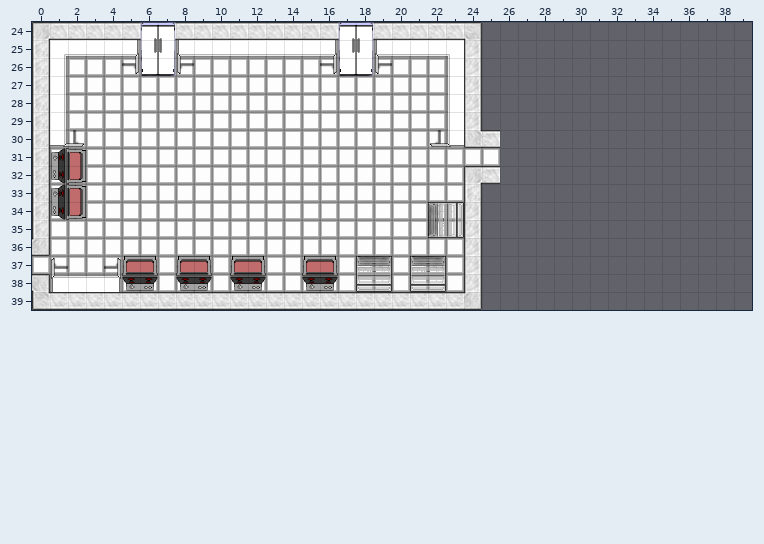
Tiled map (JSON): assets/tilemaps/level3.json. The picture above was drawn from the file before the commit.
Cells are 32x32 px. Shown: x 0..39, y 24..39. Tiles whose own drawing changed are shown in their newer look in all pictures.
New version:
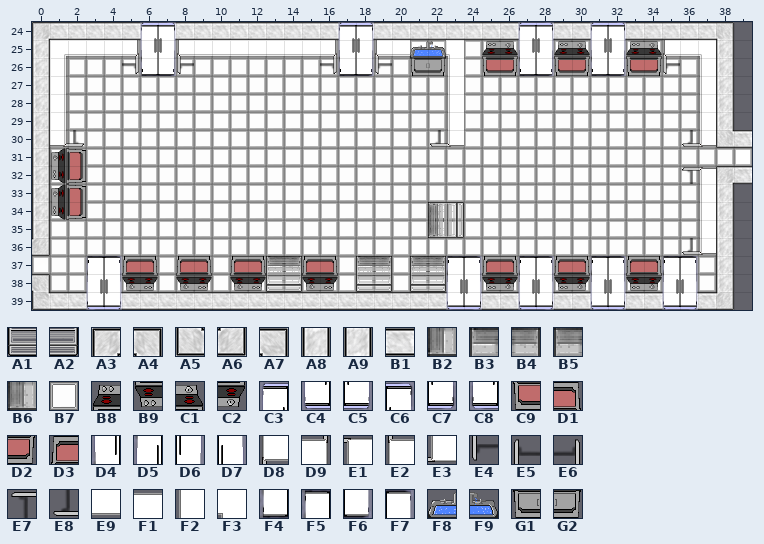
Key: from "newTileset": A1 3 flipped up-down, A2 4 flipped up-down, A3 21, A4 21 flipped left-right, A5 21 flipped up-down, A6 21 turned 180, A7 21 turned 90, A8 22, A9 22 turned 180, B1 22 turned 90, B2 23 flipped on the other diagonal, B3 23 flipped up-down, B4 24 flipped up-down, B5 24 turned 180, B6 24 turned 90, B7 41, B8 60, B9 60 flipped up-down, C1 61, C2 61 flipped up-down, C3 62, C4 62 flipped up-down, C5 62 turned 180, C6 63, C7 63 flipped up-down, C8 63 turned 180, C9 80, D1 80 turned 180, D2 81, D3 81 turned 180, D4 82, D5 82 flipped up-down, D6 83, D7 83 flipped up-down, D8 84, D9 84 turned 180, E1 84 turned 90, E2 85 turned 180, E3 85 turned 90, E4 86, E5 86 flipped up-down, E6 86 turned 180, E7 86 turned 90, E8 87 turned 90, E9 88, F1 88 turned 180, F2 88 turned 90, F3 89, F4 102, F5 102 flipped up-down, F6 103, F7 103 flipped up-down, F8 106, F9 107, G1 108, G2 109.
__ is an empty cell.
See-through tiles are keyed as they look on the map.
Changes in this commit:
Layer "Below Player":
Tile B1 is added in row 30 at x 39; in row 32 at x 39.
Tile B7 is added in row 30 at x 24; in rows 32 to 33 at x 24.
Tile B7 is added in rows 25 to 29 at x 24 to 37; in row 30 at x 25 to 37; in row 31 at x 26 to 38; in rows 32 to 33 at x 25 to 37; in rows 34 to 38 at x 24 to 37.
Layer "World":
Tile A1 is added in row 38 at x 13.
Tile A2 is added in row 38 at x 14.
Tile A3 is added in row 32 at x 38.
Tile A4 is added in row 24 at x 38.
Tile A5 is added in row 30 at x 38.
Tile A6 is added in row 39 at x 38.
Tile A8 is added in rows 25 to 29 at x 38; in rows 33 to 38 at x 38.
Tile B1 replaces tile A6 in row 39 at x 24.
Tile B1 replaces tile A7 in row 24 at x 24.
Tile B1 is added in row 24 at x 25 to 37; in row 39 at x 25 to 37.
Tile B3 is added in row 37 at x 13.
Tile B4 is added in row 37 at x 14.
Tile B5 replaces tile B3 in row 37 at x 21.
Tile B6 replaces tile B2 in row 35 at x 22.
Tile B7 is added in row 31 at x 39.
Tile B8 is added in row 25 at x 25, 29 and 33.
Tile B9 is added in row 38 at x 25, 29 and 33.
Tile C1 is added in row 25 at x 26, 30 and 34.
Tile C2 is added in row 38 at x 26, 30 and 34.
Tile C9 is added in row 26 at x 25, 29 and 33.
Tile D1 is added in row 37 at x 26, 30 and 34.
Tile D2 is added in row 26 at x 26, 30 and 34.
Tile D3 is added in row 37 at x 25, 29 and 33.
Tile D4 is added in row 25 at x 27 and 31.
Tile D5 replaces tile F1 in row 38 at x 3.
Tile D5 is added in row 38 at x 23, 27, 31 and 35.
Tile D6 is added in row 25 at x 28 and 32.
Tile D7 replaces tile A9 in row 38 at x 24.
Tile D7 replaces tile D9 in row 38 at x 4.
Tile D7 is added in row 38 at x 28, 32 and 36.
Tile F4 is added in row 26 at x 27 and 31.
Tile F5 is added in row 37 at x 3, 23, 27, 31 and 35.
Tile F6 is added in row 26 at x 28 and 32.
Tile F7 replaces tile A9 in row 37 at x 24.
Tile F7 replaces tile E6 in row 37 at x 4.
Tile F7 is added in row 37 at x 28, 32 and 36.
Tile F8 replaces tile E9 in row 25 at x 21.
Tile F9 replaces tile E9 in row 25 at x 22.
Tile G1 is added in row 26 at x 21.
Tile G2 is added in row 26 at x 22.
Tile A3 is removed in row 32 at x 24.
Tile A5 is removed in row 30 at x 24.
Tile A8 is removed in row 33 at x 24.
Tile A9 is removed in rows 25 to 29 at x 24; in rows 34 to 36 at x 24.
Tile B1 is removed in row 30 at x 25; in row 32 at x 25.
Tile E2 is removed in row 38 at x 1.
Tile E5 is removed in row 37 at x 1.
Tile F1 is removed in row 38 at x 2.
Layer "Above Player":
Tile C3 is added in row 24 at x 27 and 31.
Tile C4 is added in row 39 at x 23, 27, 31 and 35.
Tile C5 is added in row 39 at x 4.
Tile C6 is added in row 24 at x 28 and 32.
Tile C7 is added in row 39 at x 24, 28, 32 and 36.
Tile C8 is added in row 39 at x 3.
Tile D8 is added in row 25 at x 35.
Tile E1 is added in row 32 at x 37.
Tile E3 is added in row 30 at x 37; in row 36 at x 37.
Tile E4 is added in row 26 at x 35.
Tile E7 is added in row 32 at x 36.
Tile E8 is added in row 30 at x 36; in row 36 at x 36.
Tile E9 is added in row 25 at x 36.
Tile F2 is added in rows 26 to 29 at x 37; in rows 33 to 35 at x 37.
Tile F3 is added in row 25 at x 37.
Changed places in both pictures, as pixel boxes (x1, y1, x2, y2):
changed: (446, 22, 752, 310)
changed: (410, 40, 446, 76)
changed: (428, 220, 444, 237)
changed: (51, 256, 122, 310)
added: (266, 256, 302, 292)
changed: (411, 256, 428, 272)
